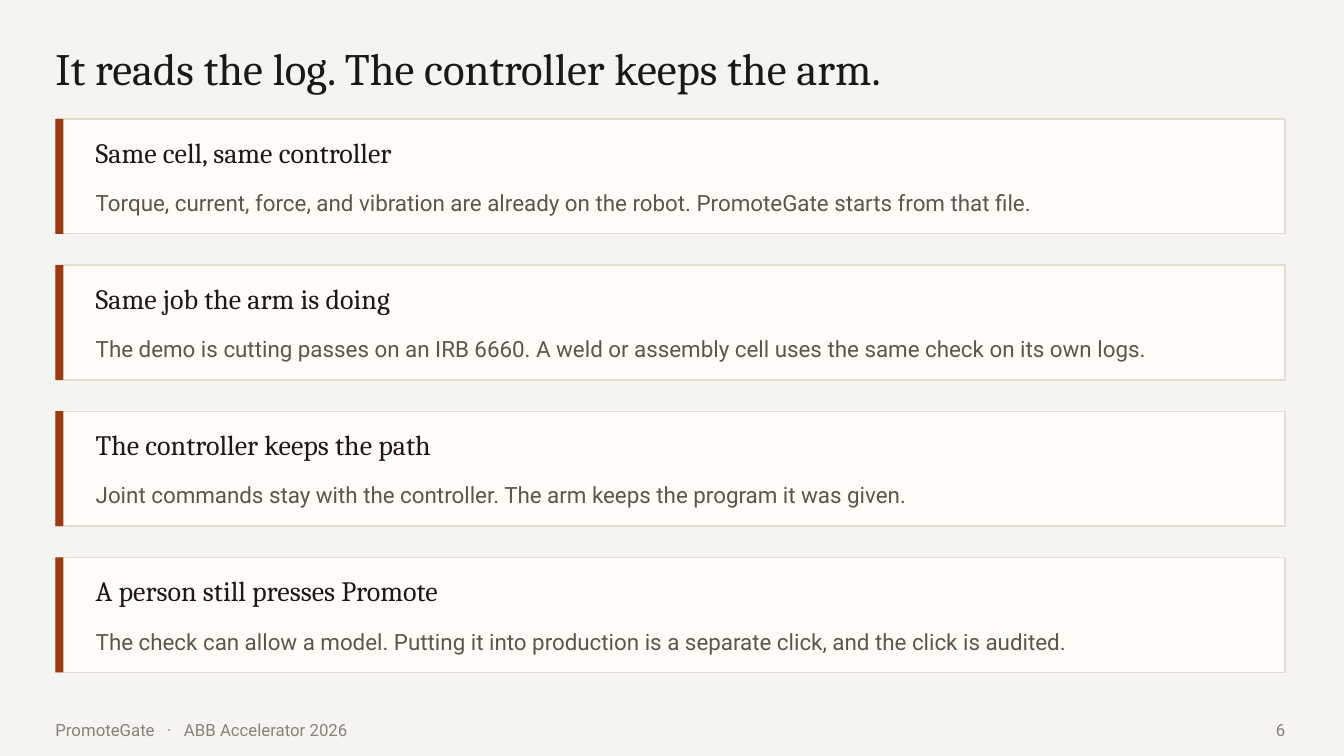
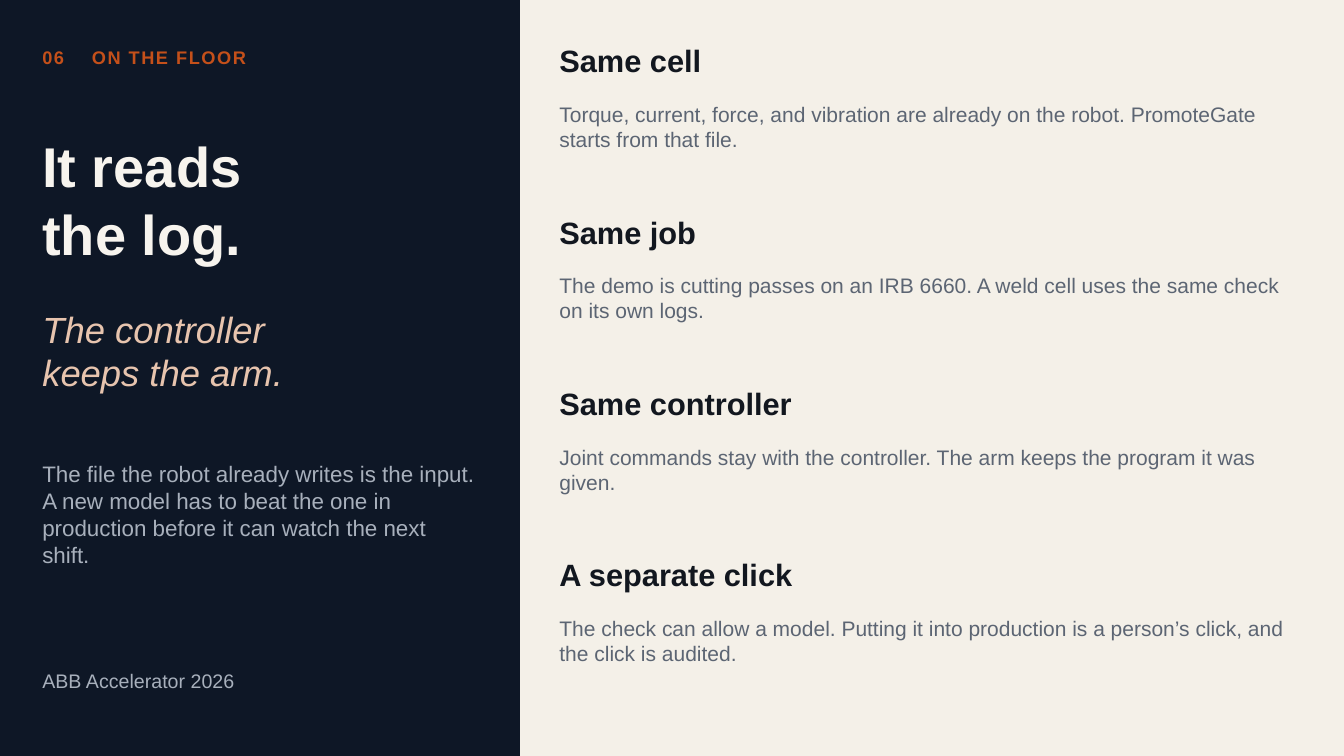
Before and after one commit to dhamariT/promotegate, a slide deck: slide 6 of pitch/PromoteGate-ABB-Accelerator.pptx. Drawn at 1344x756 pixels with LibreOffice and Linux fonts; fonts in the diff are those of the drawing. Boxes give left, top, right and bottom in pixels: in the first picture for what was removed or moved away, otherwise in the second. Text is boxed around its words. In the diff, an @@ line names an element or a change of style, - is before the commit and + after.

```diff
--- a/pitch/PromoteGate-ABB-Accelerator.pptx
+++ b/pitch/PromoteGate-ABB-Accelerator.pptx
@@ background #F6F4F0 to #F4F0E8 @@
@@ rectangle added at (0,0,519,756), fill #0E1726, outline #0E1726 1 pt @@
@@ text added at (42,51,246,64), 13 pt, text #C4501A, bold @@
+06 ON THE FLOOR
@@ text at (559,49,701,73): text changed; size 20 to 22 pt; font Cambria to Arial; text colour #1A1916 to #12171F; bold on @@
-Same cell, same controller
+Same cell
@@ text "Torque, current, force, and vibration ..." at (559,107,1256,147): size 16 to 15 pt, font Roboto to Arial, text colour #5C564E to #5C6573 @@
@@ text "Torque, current, force, and vibration ...": place and size @@
-text "Torque, current, force, and vibration ..." at (96,194,1031,216)
+text "Torque, current, force, and vibration ..." at (559,107,1256,147)
@@ rectangle removed at (55,119,1286,234) @@
@@ rectangle removed at (55,119,64,234) @@
@@ text at (42,146,241,264): text changed; size 32 to 40 pt; font Cambria to Arial; text colour #1A1916 to #F7F4EE; bold on @@
-It reads the log. The controller keeps the arm.
+It reads
+the log.
@@ text added at (559,221,696,249), 22 pt, text #12171F, bold @@
+Same job
@@ rectangle removed at (55,265,1286,380) @@
@@ rectangle removed at (55,265,64,380) @@
@@ text removed at (96,289,390,315) @@
-Same job the arm is doing
@@ text at (559,278,1279,323): text changed; size 16 to 15 pt; font Roboto to Arial; text colour #5C564E to #5C6573 @@
-The demo is cutting passes on an IRB 6660. A weld or assembly cell uses the same check on its own logs.
+The demo is cutting passes on an IRB 6660. A weld cell uses the same check on its own logs.
@@ text at (42,316,283,394): text changed; size 20 to 26 pt; font Cambria to Arial; text colour #1A1916 to #E7C4AE; italic on @@
-The controller keeps the path
+The controller
+keeps the arm.
@@ rectangle removed at (55,411,1286,526) @@
@@ rectangle removed at (55,411,64,526) @@
@@ text added at (559,392,792,416), 22 pt, text #12171F, bold @@
+Same controller
@@ text "Joint commands stay with the ...": place and size @@
-text "Joint commands stay with the ..." at (96,486,906,508)
+text "Joint commands stay with the ..." at (559,450,1255,494)
@@ text "Joint commands stay with the ..." at (559,450,1255,494): size 16 to 15 pt, font Roboto to Arial, text colour #5C564E to #5C6573 @@
@@ text added at (42,466,474,563), 16 pt, text #A8B0BC @@
+The file the robot already writes is the input. A new model has to beat the one in production before it can watch the next shift.
@@ rectangle removed at (55,558,1286,673) @@
@@ rectangle removed at (55,558,64,673) @@
@@ text added at (559,563,792,592), 22 pt, text #12171F, bold @@
+A separate click
@@ text removed at (96,581,438,607) @@
-A person still presses Promote
@@ text at (559,621,1283,661): text changed; size 16 to 15 pt; font Roboto to Arial; text colour #5C564E to #5C6573 @@
-The check can allow a model. Putting it into production is a separate click, and the click is audited.
+The check can allow a model. Putting it into production is a person’s click, and the click is audited.
@@ text at (42,674,235,688): text changed; size 12 to 14 pt; font Roboto to Arial; text colour #8A8178 to #A8B0BC @@
-PromoteGate · ABB Accelerator 2026
+ABB Accelerator 2026
@@ text removed at (1276,724,1285,736) @@
-6
```
Also in this commit, not shown: 6 other slides changed, 1 slide added, 1 slide removed, 1 other file.
